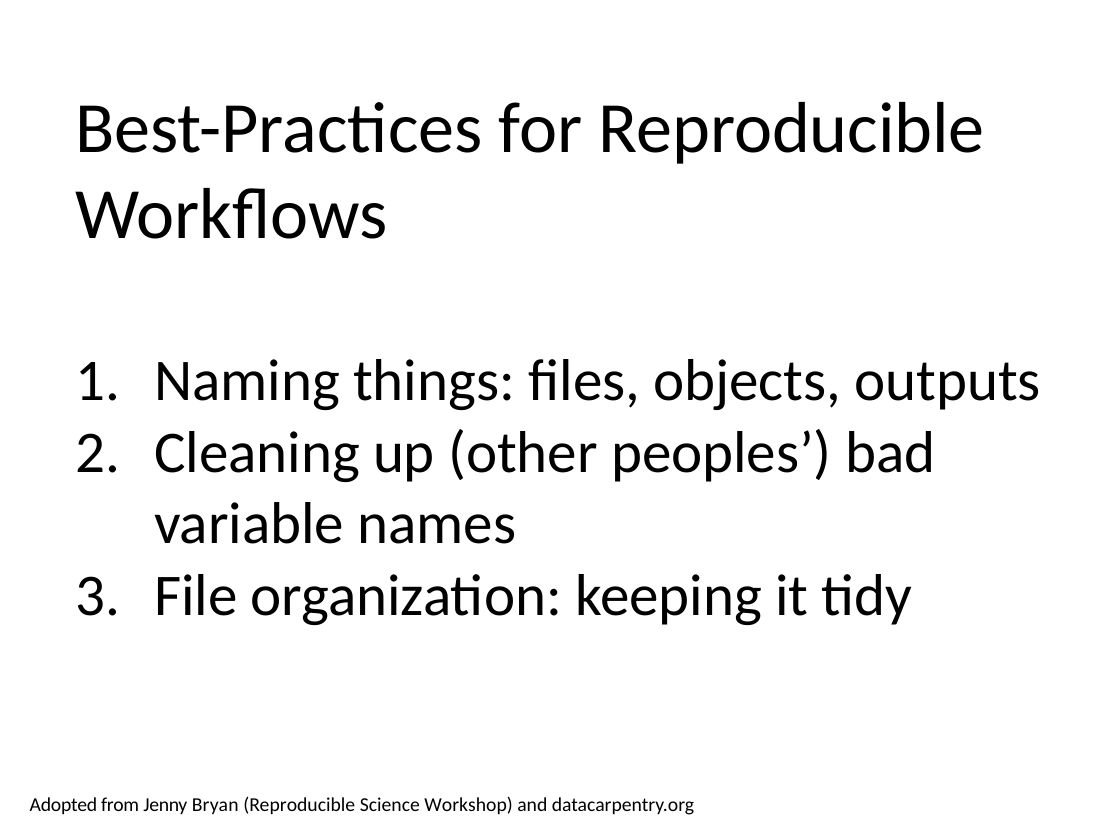
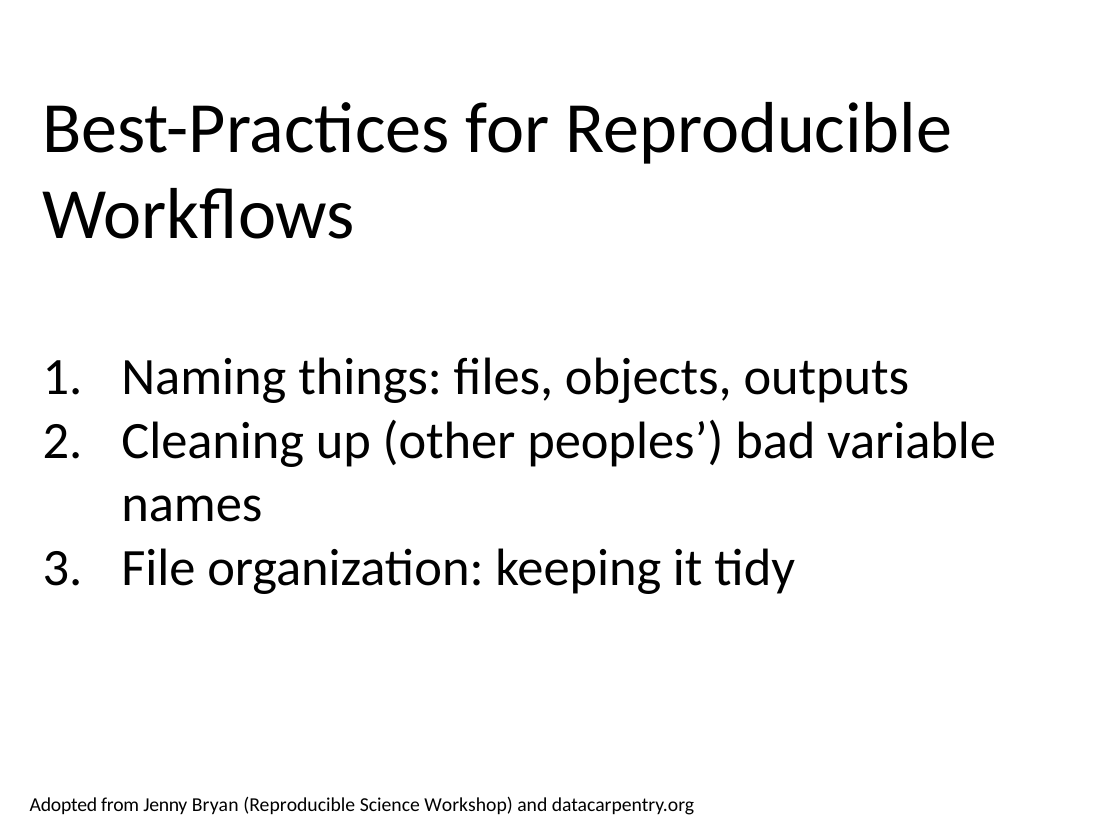
Before and after one commit to cmgienger/rmd_best_practices, a slide deck: slide 1 of documents/0-best-practices.pptx. Drawn at 1120x840 pixels with LibreOffice and Linux fonts; fonts in the diff are those of the drawing. Boxes give left, top, right and bottom in pixels: in the first picture for what was removed or moved away, otherwise in the second. Text is boxed around its words. In the diff, an @@ line names an element or a change of style, - is before the commit and + after.

```diff
--- a/documents/0-best-practices.pptx
+++ b/documents/0-best-practices.pptx
@@ text "Best-Practices for Reproducible Workflows": place and size @@
-text "Best-Practices for Reproducible Workflows" at [75, 102, 1041, 625]
+text "Best-Practices for Reproducible Workflows" at [43, 102, 996, 594]
@@ text at [121, 357, 996, 594]: size 54 to 48 pt in "Naming things: files, objects, outputs", "Cleaning up (other peoples’) bad variable names", "File organization: keeping it tidy" @@
```
Also in this commit, not shown: 26 other slides changed, 2 other files.
